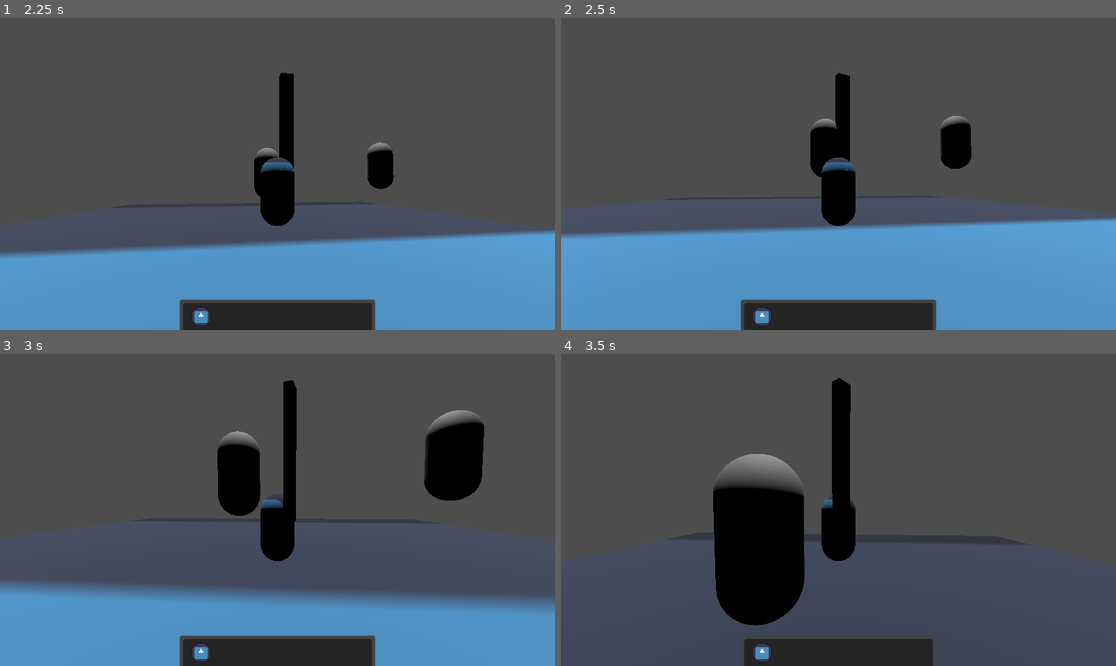
Above: before the commit, frames 1-4 (two rows, left to right).
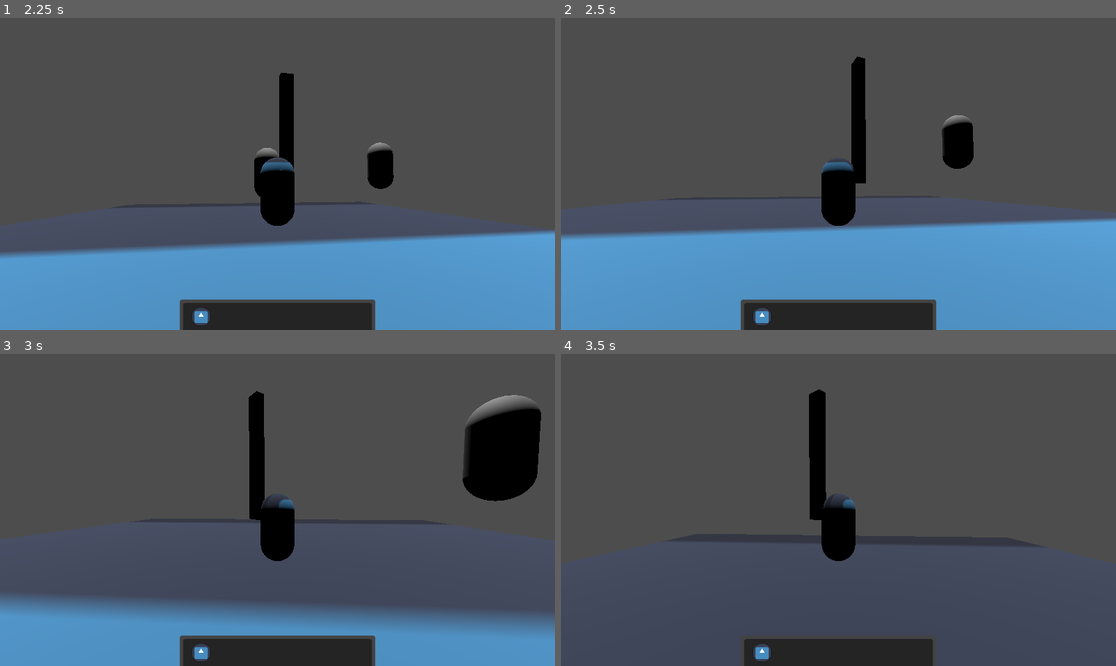
Above: after the commit, the same moments.

Repository: HappyDie77/Rpg-Together-1
Game: Godot game, scene res://manen/test.tscn
The game is run twice, just before and just after one commit, with the same random seed, the same clock (stepped at 60 frames per second) and the same inputs. The engine's default icon, where the game draws it, is replaced by a stand-in: a white triangle on a blue panel in a dark square.
Inputs (mouse positions are in pixels of both pictures, inside the frame that each line leads up to):
- Up to frame 1 (2.25 s): tap Enter (ui_accept) at 0.5, 0.77, 1.52 s; move the mouse to (305, 174) at 0.52 s; hold Q (change_target) 0.53-1.28 s; hold W (up) from 0.53 s (still down); click (305, 174) at 0.67 s; move the mouse to (249, 174) at 1.27 s; tap Shift (run) at 1.35 s; click (249, 174) at 1.42 s; move the mouse to (288, 167) at 2.02 s; hold Ctrl (toggle_lock) from 2.03 s (still down); click (288, 167) at 2.17 s
- Up to frame 2 (2.5 s): keep holding W (up); keep holding Ctrl (toggle_lock)
- Up to frame 3 (3 s): keep holding W (up); move the mouse to (271, 516) at 2.77 s; release Ctrl (toggle_lock) at 2.78 s; tap Q (change_target) at 2.85 s; click (271, 516) at 2.92 s
- Up to frame 4 (3.5 s): keep holding W (up); tap Enter (ui_accept) at 3.02 s

Frame 1 is identical in both runs. In frame 2, 2.5% of the frame differs, in the area x 44-75%, y 12-54%; in frame 3, 18%, in the area x 0-100%, y 8-90%; in frame 4, 10%.

Commit message:
dir attack right

Diff:
--- a/manen/enemy.gd
+++ b/manen/enemy.gd
@@ -10,5 +10,5 @@
 
 func take_damage():
 	hp-=1
-	if hp<0:
+	if hp<1:
 		queue_free()
--- a/manen/player.gd
+++ b/manen/player.gd
@@ -4,6 +4,10 @@
 const SPEED = 5.0
 const JUMP_VELOCITY = 4.5
 var run_speed=1
+
+
+var direction :=Vector3.ZERO
+
 
 var target : Node3D
 var targeting=false
@@ -50,7 +54,7 @@
 
 	# Get the input direction and handle the movement/deceleration.
 	var input_dir := Input.get_vector("left", "right", "up", "down")
-	var direction := (transform.basis * Vector3(input_dir.x, 0, input_dir.y)).normalized()
+	direction = (transform.basis * Vector3(input_dir.x, 0, input_dir.y)).normalized()
 	direction = direction.rotated(Vector3.UP, %Camera3D.global_rotation.y)
 
 	if direction != Vector3.ZERO:
@@ -91,9 +95,13 @@
 	if event is InputEventMouseButton:
 		if event.button_index == MOUSE_BUTTON_RIGHT and event.pressed:
 			if not right_weapon==null:
-				if Input.is_action_pressed("up") and right_weapon.has_method("up_attack"):
-					print("up_attack")
-					right_weapon.up_attack()
+				if direction != Vector3.ZERO:
+					var forward = -$all_da_shit.global_transform.basis.z.normalized()
+					var move_dir = direction.normalized()
+
+					if move_dir.dot(forward) > 0.7 and right_weapon.has_method("up_attack"):
+						print("up_attack")
+						right_weapon.up_attack()
 				elif right_weapon.has_method("idle_attack"):
 					print("attac")
 					right_weapon.idle_attack()
